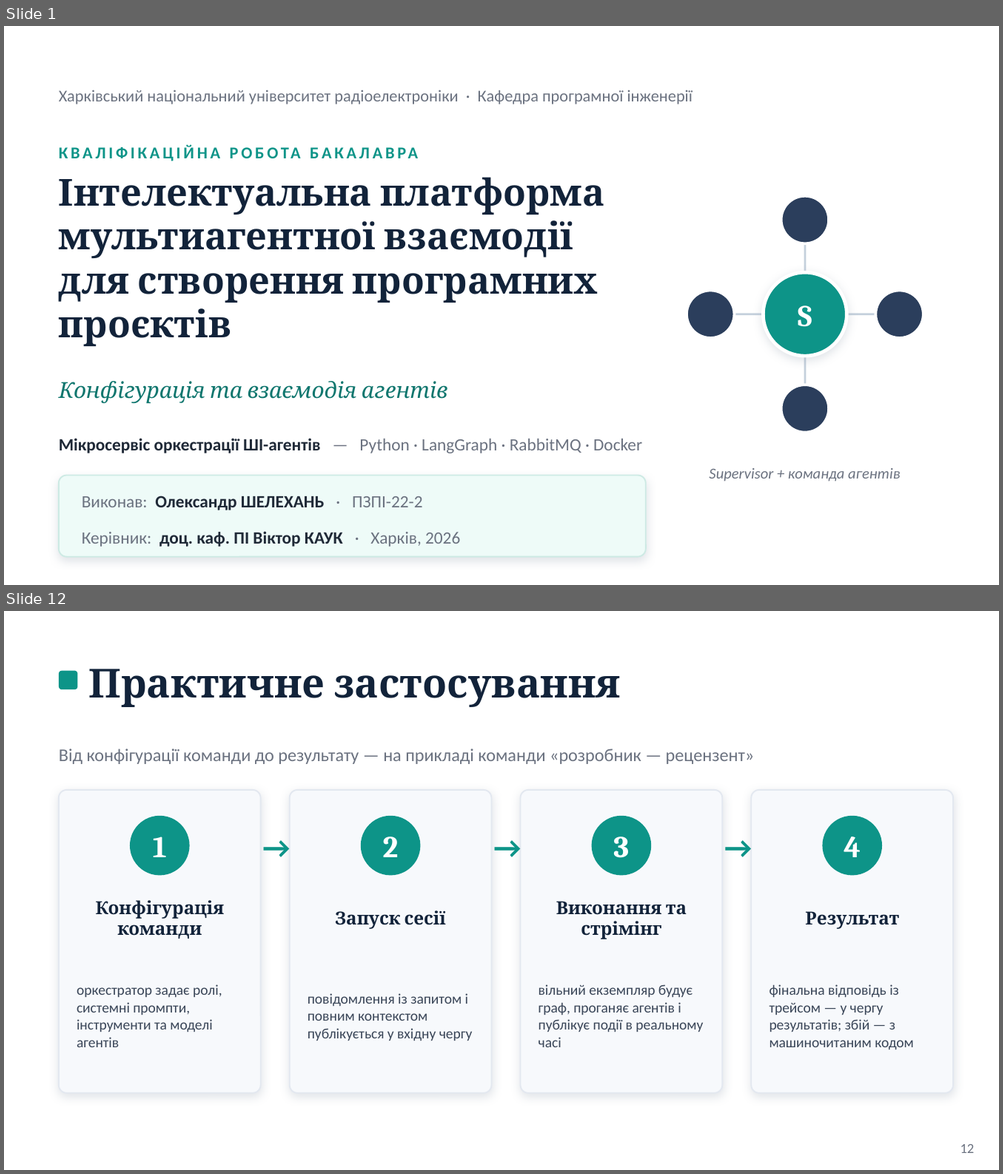
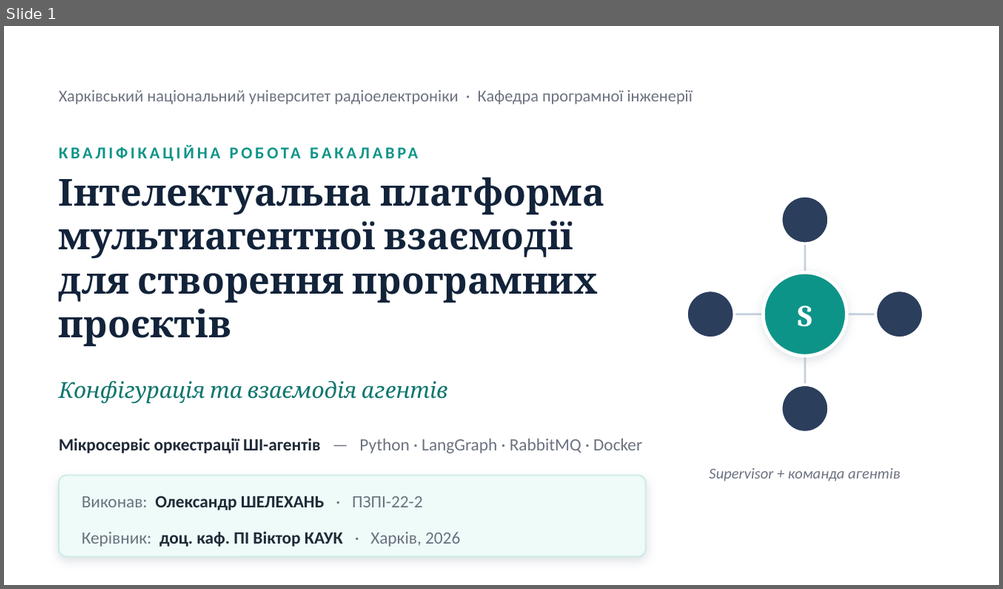
Before and after one commit to NureShelekhanOleksandr/2026_B_PI_PZPI-22-2_Shelekhan_O_M, a slide deck: 2026_Б_ПІ_ПЗПІ-22-2_Шелехань_О_М.pptx. Shown one above the other, each under a label of ours: slides 1 and 12 before the commit, slide 1 after it; the slides between them are not shown. The pictures are 1003x1174 and 1003x589 pixels, drawn with LibreOffice and Linux fonts; fonts in the diff are those of the drawing. Boxes give left, top, right and bottom in pixels: in the first picture for what was removed or moved away, otherwise in the second. Text is boxed around its words. In the diff, an @@ line names an element or a change of style, - is before the commit and + after.

```diff
--- a/2026_Б_ПІ_ПЗПІ-22-2_Шелехань_О_М.pptx
+++ b/2026_Б_ПІ_ПЗПІ-22-2_Шелехань_О_М.pptx
@@ slide 12 removed at box(4, 611, 999, 1170), background #FFFFFF @@
@@ rounded rectangle removed at box(59, 671, 77, 689) @@
@@ text removed at box(88, 669, 620, 707) @@
-Практичне застосування
@@ text removed at box(59, 749, 754, 764) @@
-Від конфігурації команди до результату — на прикладі команди «розробник — рецензент»
@@ rounded rectangle removed at box(59, 790, 261, 1093) @@
@@ rounded rectangle removed at box(290, 790, 492, 1093) @@
@@ rounded rectangle removed at box(521, 790, 722, 1093) @@
@@ rounded rectangle removed at box(751, 790, 953, 1093) @@
@@ ellipse removed at box(129, 816, 189, 876) @@
@@ text removed at box(262, 822, 287, 871) @@
-→
@@ ellipse removed at box(360, 816, 420, 876) @@
@@ text removed at box(493, 822, 518, 871) @@
-→
@@ ellipse removed at box(592, 816, 652, 876) @@
@@ text removed at box(724, 822, 749, 871) @@
-→
@@ ellipse removed at box(822, 816, 881, 876) @@
@@ text removed at box(153, 837, 167, 857) @@
-1
@@ text removed at box(383, 837, 398, 857) @@
-2
@@ text removed at box(613, 837, 629, 858) @@
-3
@@ text removed at box(843, 837, 860, 857) @@
-4
@@ text removed at box(96, 900, 225, 939) @@
-Конфігурація команди
@@ text removed at box(335, 911, 446, 929) @@
-Запуск сесії
@@ text removed at box(556, 901, 686, 940) @@
-Виконання та стрімінг
@@ text removed at box(805, 911, 899, 929) @@
-Результат
@@ text removed at box(77, 985, 222, 1048) @@
-оркестратор задає ролі, системні промпти, інструменти та моделі агентів
@@ text removed at box(538, 985, 703, 1048) @@
-вільний екземпляр будує граф, проганяє агентів і публікує події в реальному часі
@@ text removed at box(769, 985, 913, 1051) @@
-фінальна відповідь із трейсом — у чергу результатів; збій — з машиночитаним кодом
@@ text removed at box(307, 994, 472, 1041) @@
-повідомлення із запитом і повним контекстом публікується у вхідну чергу
@@ text removed at box(960, 1145, 974, 1153) @@
-12
```
Also in this commit, not shown: 13 slides changed, 1 slide added.
